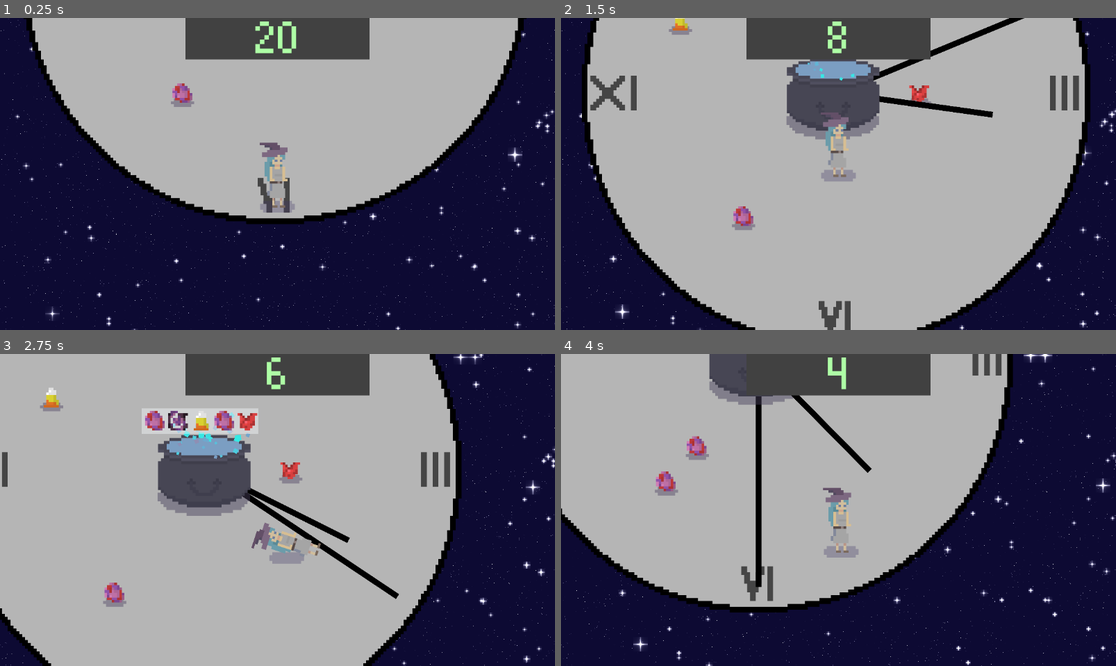
Above: before the commit, frames 1-4 (two rows, left to right).
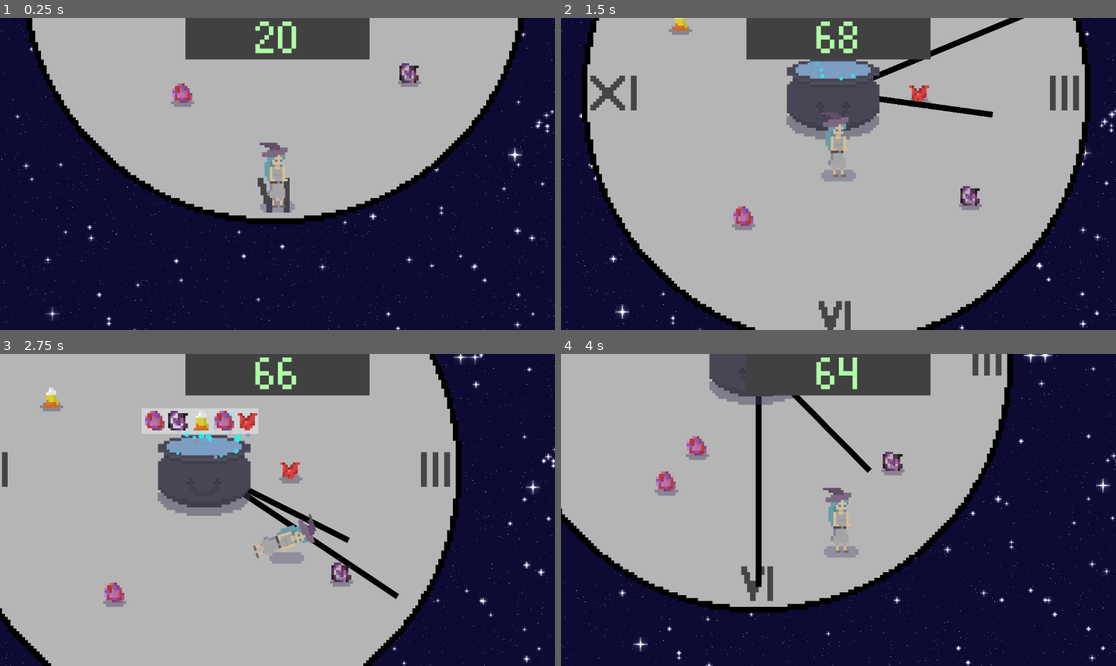
Above: after the commit, the same moments.

Repository: arrowira/miniJam189
Game: Godot game, scene res://Scenes/main.tscn
The game is run twice, just before and just after one commit, with the same random seed, the same clock (stepped at 60 frames per second) and the same inputs. Sound files missing from this copy of the repository are replaced by a short silence.
Inputs:
- Up to frame 1 (0.25 s): no input
- Up to frame 2 (1.5 s): hold W (up) from 0.53 s (still down); tap Space (jump) at 0.6, 0.77, 1.07 s; tap F (drop) at 1.35 s
- Up to frame 3 (2.75 s): tap Space (jump) at 1.52, 1.55, 1.82, 2.1 s; release W (up) at 2.03 s; hold D (left) from 2.03 s (still down)
- Up to frame 4 (4 s): tap F (drop) at 2.85 s; tap Space (jump) at 3.02, 3.05, 3.32, 3.6, 3.77 s; release D (left) at 3.53 s; hold S (down) from 3.53 s (still down)

The runs differ from the first frame. In frame 1, 0.2% of the frame differs, in the area x 71-76%, y 14-23%; in frame 2, 0.7%; in frame 3, 1.4%, in the area x 45-64%, y 1-75%; in frame 4, 0.7%.

Commit message:
light beam and music fix

Diff:
--- a/minijam189/Scenes/Cauldron.tscn
+++ b/minijam189/Scenes/Cauldron.tscn
@@ -55,9 +55,9 @@
 angle_max = 121.7
 angular_velocity_min = -81.13
 angular_velocity_max = 121.69
-gravity = Vector3(0, -90, 0)
-linear_accel_min = -14.08
-linear_accel_max = 16.9
+gravity = Vector3(0, -200, 0)
+linear_accel_min = -5.1
+linear_accel_max = 22.53
 scale_min = 15.08
 scale_max = 50.0
 scale_curve = SubResource("CurveTexture_gvxw2")
@@ -119,7 +119,7 @@
 position = Vector2(4, -140)
 rotation = 3.13281
 emitting = false
-amount = 200
+amount = 100
 process_material = SubResource("ParticleProcessMaterial_nbiai")
 texture = SubResource("CanvasTexture_xnucd")
 lifetime = 5.0
--- a/minijam189/Scenes/main.tscn
+++ b/minijam189/Scenes/main.tscn
@@ -12,6 +12,8 @@
 [ext_resource type="PackedScene" uid="uid://but00jwwmbkpf" path="res://Scenes/spawner.tscn" id="10_x8pka"]
 [ext_resource type="Texture2D" uid="uid://cu7ir2uf1e4bd" path="res://sprites/deathScreenImage-1.png.png" id="11_fep7c"]
 [ext_resource type="Script" path="res://Scenes/deathScreenManager.gd" id="11_xftg3"]
+[ext_resource type="PackedScene" uid="uid://p5sgoheg6jxg" path="res://Scenes/Eyeball.tscn" id="13_if3fl"]
+[ext_resource type="PackedScene" uid="uid://504ougi0joh2" path="res://Scenes/VoidEssence.tscn" id="14_vxs3i"]
 
 [sub_resource type="StyleBoxFlat" id="StyleBoxFlat_aq3yt"]
 bg_color = Color(0.255659, 0.255659, 0.255659, 1)
@@ -138,5 +140,11 @@
 offset_bottom = 40.0
 use_top_left = true
 
+[node name="Eyeball" parent="." instance=ExtResource("13_if3fl")]
+position = Vector2(489, -905)
+
+[node name="VoidEssence" parent="." instance=ExtResource("14_vxs3i")]
+position = Vector2(927, 713)
+
 [connection signal="timeout" from="CanvasLayer/Timer" to="CanvasLayer" method="_on_timer_timeout"]
 [connection signal="button_down" from="CanvasLayer/DeathScreen/deathImg/Button" to="CanvasLayer/DeathScreen" method="_on_button_button_down"]
--- /dev/null
+++ b/minijam189/Scenes/music.gd
@@ -0,0 +1,7 @@
+extends Node2D
+
+
+
+
+func _on_audio_stream_player_finished() -> void:
+	$AudioStreamPlayer.play()
--- a/minijam189/Scenes/music.tscn
+++ b/minijam189/Scenes/music.tscn
@@ -1,11 +1,15 @@
-[gd_scene load_steps=2 format=3 uid="uid://gohnnfa3qlyc"]
+[gd_scene load_steps=3 format=3 uid="uid://gohnnfa3qlyc"]
 
+[ext_resource type="Script" path="res://Scenes/music.gd" id="1_lx5c5"]
 [ext_resource type="AudioStream" uid="uid://dt30apnmd368d" path="res://WorkingAroundTheClockMusic.mp3" id="1_y6p3o"]
 
 [node name="Music" type="Node2D"]
+script = ExtResource("1_lx5c5")
 
 [node name="AudioStreamPlayer" type="AudioStreamPlayer" parent="."]
 stream = ExtResource("1_y6p3o")
 volume_db = -8.693
 autoplay = true
 parameters/looping = true
+
+[connection signal="finished" from="AudioStreamPlayer" to="." method="_on_audio_stream_player_finished"]
--- a/minijam189/Scenes/player.tscn
+++ b/minijam189/Scenes/player.tscn
@@ -133,9 +133,37 @@
 "values": [0.0, 0.326377, -0.326377, 0.0]
 }
 
+[sub_resource type="Animation" id="Animation_cv37l"]
+resource_name = "fSlip"
+tracks/0/type = "value"
+tracks/0/imported = false
+tracks/0/enabled = true
+tracks/0/path = NodePath("Sprite2D:rotation")
+tracks/0/interp = 1
+tracks/0/loop_wrap = true
+tracks/0/keys = {
+"times": PackedFloat32Array(0, 0.5),
+"transitions": PackedFloat32Array(0.31864, 0.707106),
+"update": 0,
+"values": [0.0, 1.5708]
+}
+tracks/1/type = "value"
+tracks/1/imported = false
+tracks/1/enabled = true
+tracks/1/path = NodePath("Sprite2D:position")
+tracks/1/interp = 1
+tracks/1/loop_wrap = true
+tracks/1/keys = {
+"times": PackedFloat32Array(0, 0.5),
+"transitions": PackedFloat32Array(0.420448, 61.82),
+"update": 0,
+"values": [Vector2(-1, 0), Vector2(-1, 152)]
+}
+
 [sub_resource type="AnimationLibrary" id="AnimationLibrary_xbr2r"]
 _data = {
 "RESET": SubResource("Animation_1bbbk"),
+"fSlip": SubResource("Animation_cv37l"),
 "idle": SubResource("Animation_nwmyq"),
 "jump": SubResource("Animation_5l0sw"),
 "slip": SubResource("Animation_jt7xm"),
--- a/minijam189/Scenes/spawn_beam.tscn
+++ b/minijam189/Scenes/spawn_beam.tscn
@@ -23,7 +23,6 @@
 script = ExtResource("2_dutyb")
 
 [node name="Timer" type="Timer" parent="ColorRect"]
-wait_time = 1.4
 one_shot = true
 
 [connection signal="timeout" from="ColorRect/Timer" to="ColorRect" method="_on_timer_timeout"]
--- a/minijam189/Scenes/topTimer.gd
+++ b/minijam189/Scenes/topTimer.gd
@@ -5,7 +5,7 @@
 # Called when the node enters the scene tree for the first time.
 func _ready() -> void:
 	$Timer.start()
-var t = 10.0
+var t = 70.0
 var alive = 0
 var ended = false
 func _on_timer_timeout() -> void:
--- a/minijam189/Scripts/playerMovement.gd
+++ b/minijam189/Scripts/playerMovement.gd
@@ -45,12 +45,15 @@
 	if area.name == "bigHand" and !jumping or area.name == "littleHand" and !jumping:
 		#SPEED = 0
 		velocity=Vector2.ZERO
-		if position.x>-600:
+		if global_position.y > 0:
 			velocity.y += 1000
 		else:
 			velocity.y += -1000
 		slipping = true
-		$anim.play("slip")
+		if global_position.y < 0:
+			$anim.play("slip")
+		else:
+			$anim.play("fSlip")
 		$InventoryManager.destroyObj()
 		$slipTimer.start()
 
Not shown: 1 places in minijam189/Scenes/main.tscn that only renumber resources
Not shown: 1 places in minijam189/Scenes/player.tscn that only renumber resources
